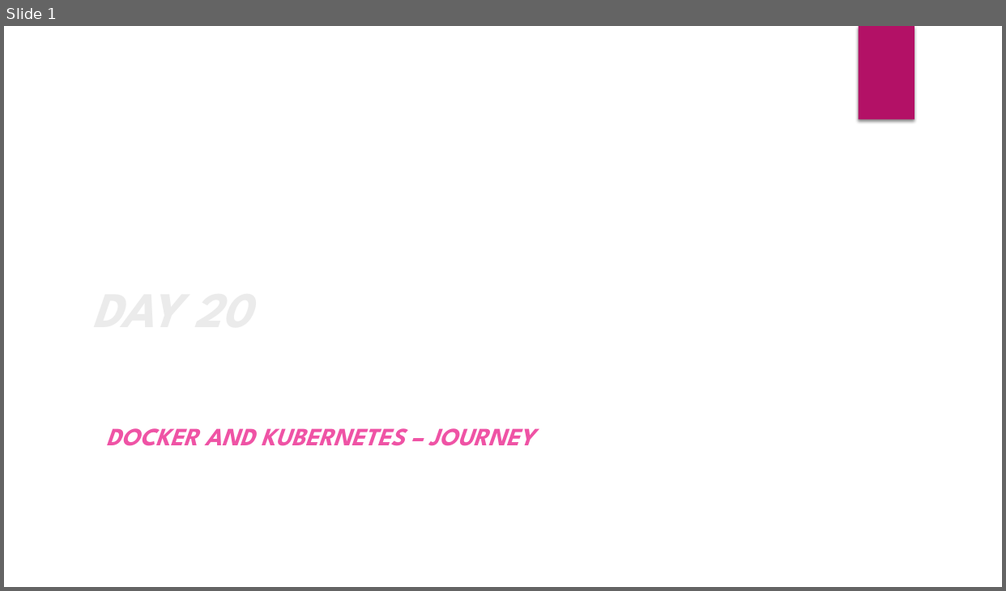
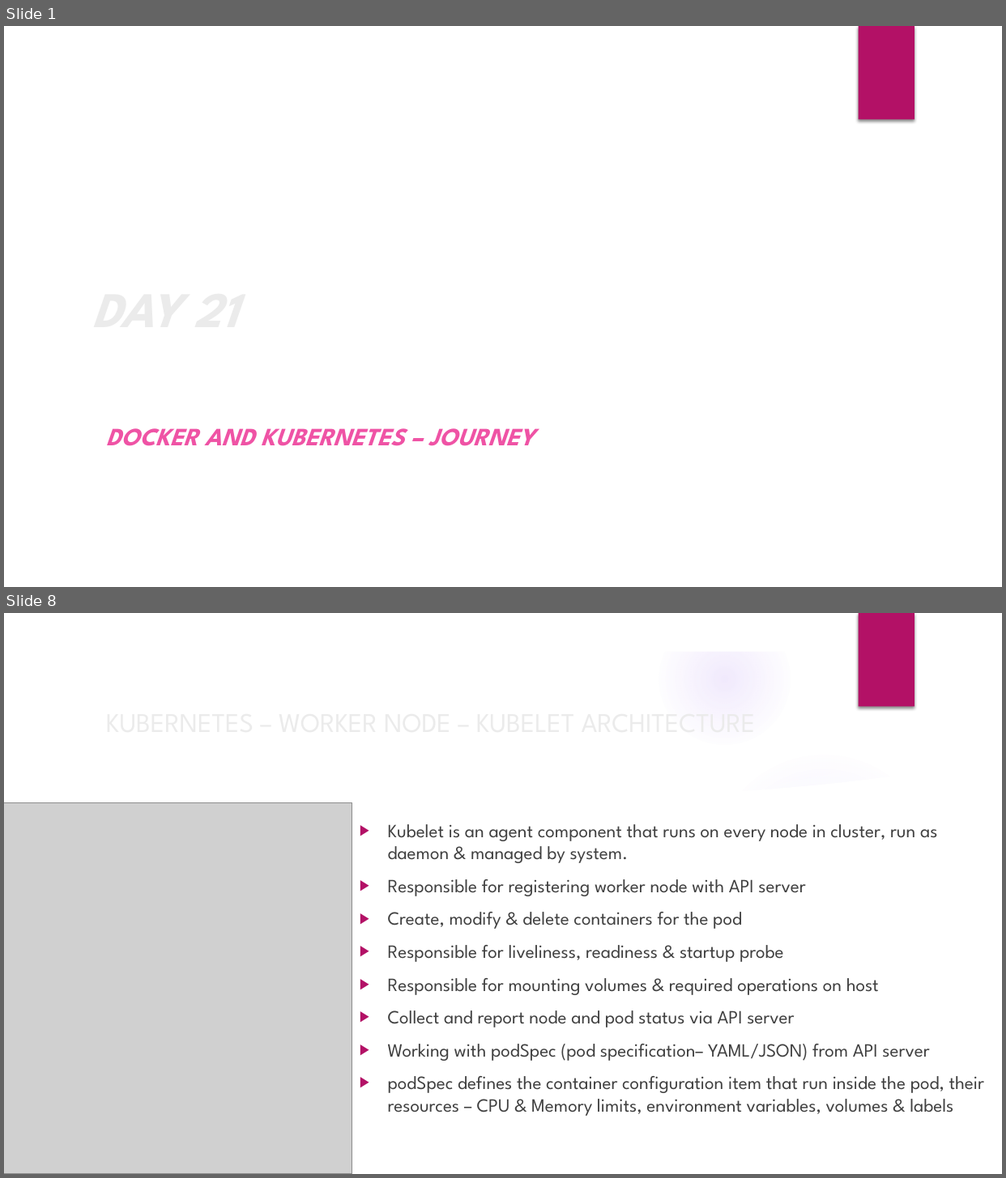
Before and after one commit to deepkumartraining/docker-k8s-April23, a slide deck: Day21/DockerAndKubernetes_Training-Day21.pptx. Shown one above the other, each under a label of ours: slide 1 before the commit, slides 1 and 8 after it; the slides between them are not shown. The pictures are 1006x591 and 1006x1178 pixels, drawn with LibreOffice and Linux fonts; fonts in the diff are those of the drawing; grey boxes stand for pictures; background and template pictures are left out. Boxes give left, top, right and bottom in pixels: in the first picture for what was removed or moved away, otherwise in the second. Text is boxed around its words. In the diff, an @@ line names an element or a change of style, - is before the commit and + after.

```diff
--- a/Day21/DockerAndKubernetes_Training-Day21.pptx
+++ b/Day21/DockerAndKubernetes_Training-Day21.pptx
@@ slide 8 added at [4, 613, 1002, 1174], background picture (left out); not listed: 1 template element that a slide beside it also shows @@
@@ group added at [4, 613, 1002, 1174]: 5 ellipses, 3 freeform shapes @@
@@ title added at [98, 692, 846, 750], 26 pt, text #EBEBEB @@
+KUBERNETES – WORKER NODE – KUBELET ARCHITECTURE
@@ picture added at [4, 803, 352, 1174] @@
@@ text added at [388, 824, 984, 1116], 18 pt, text #404040 @@
+▶ Kubelet is an agent component that runs on every node in cluster, run as daemon & managed by system.
+▶ Responsible for registering worker node with API server
+▶ Create, modify & delete containers for the pod
+▶ Responsible for liveliness, readiness & startup probe
+▶ Responsible for mounting volumes & required operations on host
+▶ Collect and report node and pod status via API server
+▶ Working with podSpec (pod specification– YAML/JSON) from API server
+▶ podSpec defines the container configuration item that run inside the pod, their resources – CPU & Memory limits, environment variables, volumes & labels
@@ slide 1 changed as well @@
@@ title at [84, 199, 807, 417]: text changed @@
-DAY 20
+DAY 21
```
Also in this commit, not shown: 2 other slides changed, 7 other slides added, 1 slide removed.
